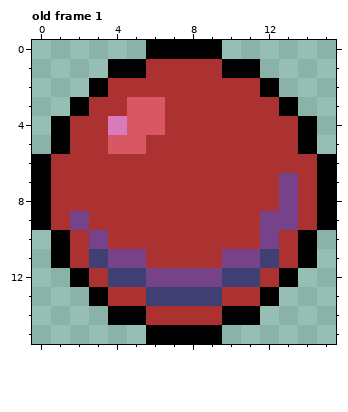
Pixel-art file -- assets/img/ball.aseprite. That is the earlier state.
16x16 pixels, 1 frame. Shown: old frame 1. The commit also changed other frames, which this record leaves out.
The result:
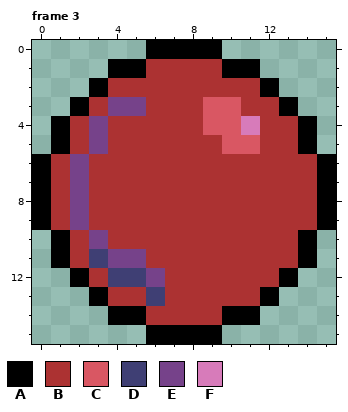
Palette (. is transparent): A #000000  B #ac3232  C #d95763  D #3f3f74  E #76428a  F #d77bba
A new or re-ordered frame is compared with the old frame closest to it.
From old to new:
frames 1 -> 4
Frame 3 is new; against old frame 1:
y 3: x 4..6 BCC -> EEB; x 9..10 BB -> CC
y 4: x 3..6 BFCC -> EBBB; x 9..11 BBB -> CCF
y 5: x 3..5 BCC -> EBB; x 10..11 BB -> CC
y 6: x 2 B -> E
y 7..8: x 2 B -> E; x 13 E -> B
y 9: x 12..13 EE -> BB
y 10: x 12 E -> B
y 11: x 10..12 EED -> BBB
y 12: x 7..11 EEEDD -> BBBBB
y 13: x 7..9 DDD -> BBB
